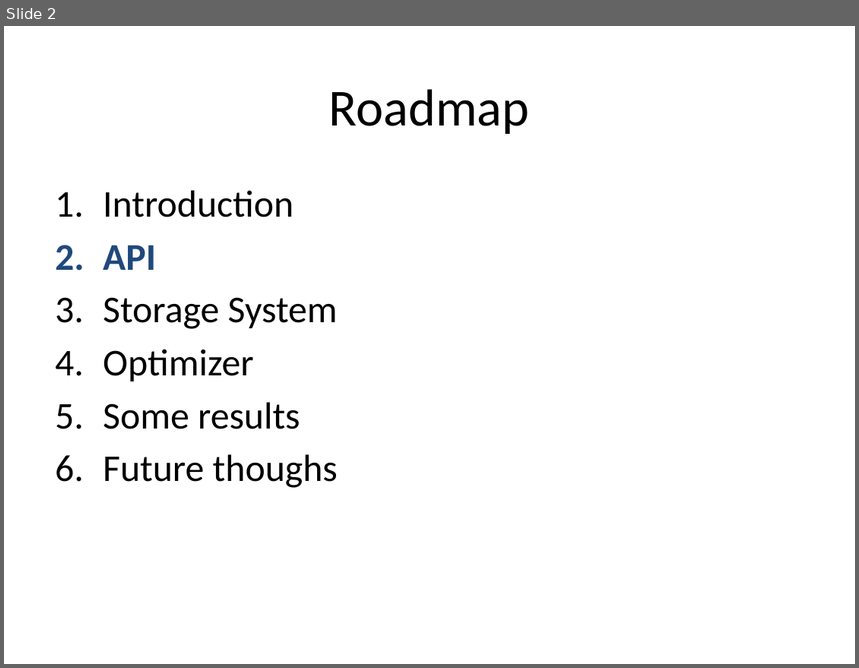
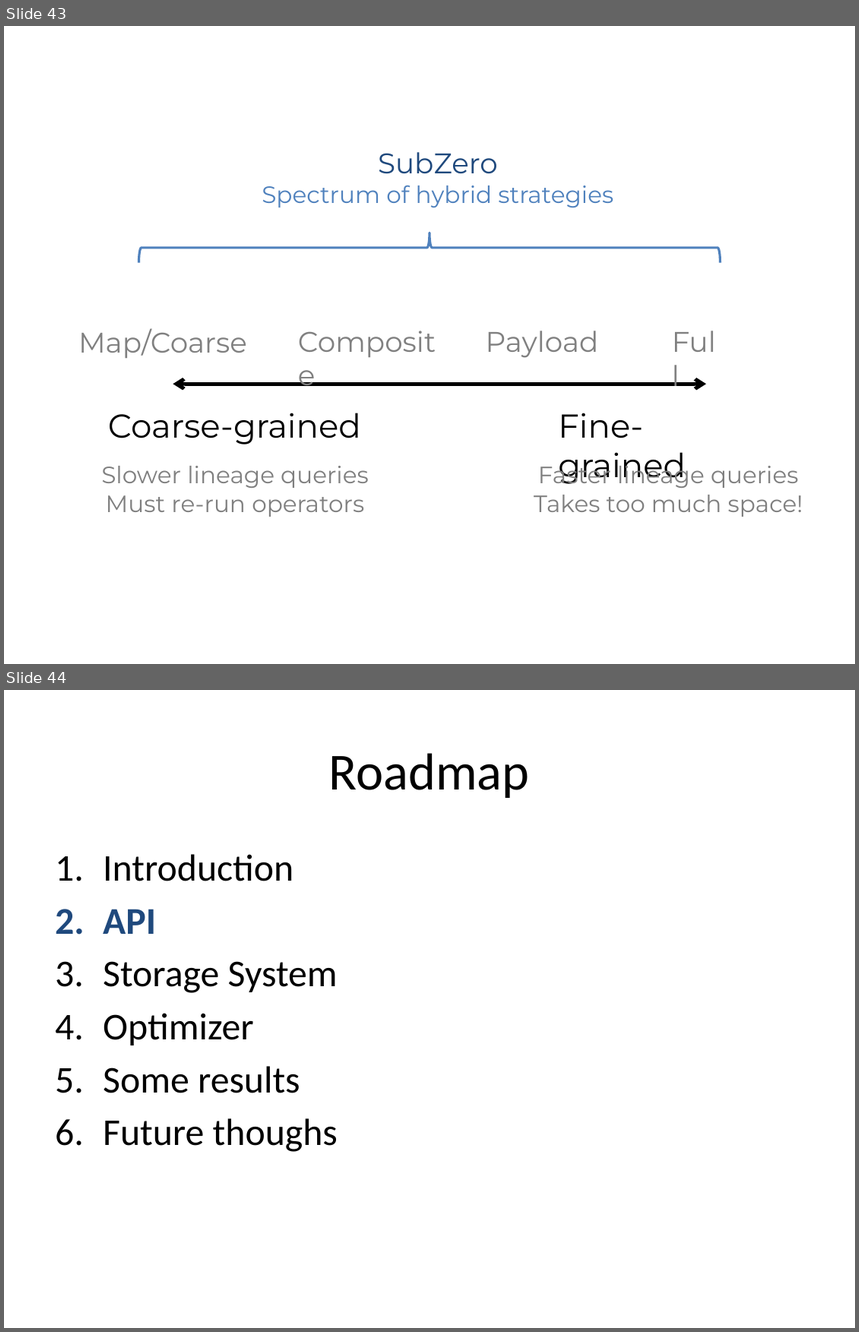
Before and after one commit to sirrice/subzero-paper, a slide deck: talk/icde2013_oldslides.pptx. Shown one above the other, each under a label of ours: slide 2 before the commit, slides 43 and 44 after it. The pictures are 859x668 and 859x1332 pixels, drawn with LibreOffice and Linux fonts; fonts in the diff are those of the drawing. Boxes give left, top, right and bottom in pixels: in the first picture for what was removed or moved away, otherwise in the second. Text is boxed around its words. In the diff, an @@ line names an element or a change of style, - is before the commit and + after.

```diff
--- a/talk/icde2013_oldslides.pptx
+++ b/talk/icde2013_oldslides.pptx
@@ slide 43 added at (x1=4, y1=26, x2=855, y2=664), background #FFFFFF @@
@@ text added at (x1=262, y1=152, x2=614, y2=208), 20 pt, text #4F81BD @@
+SubZero
+Spectrum of hybrid strategies
@@ right brace added at (x1=139, y1=233, x2=720, y2=262), outline #4F81BD 2 pt @@
@@ text added at (x1=290, y1=319, x2=461, y2=362), 24 pt, text #808080 @@
+Composite
@@ text added at (x1=664, y1=319, x2=732, y2=362), 24 pt, text #808080 @@
+Full
@@ text added at (x1=78, y1=328, x2=247, y2=358), 24 pt, text #808080 @@
+Map/Coarse
@@ text added at (x1=486, y1=331, x2=599, y2=358), 24 pt, text #808080 @@
+Payload
@@ double arrow added from (706, 385) to (173, 385), #000000 3 pt @@
@@ text added at (x1=108, y1=413, x2=361, y2=445), 28 pt, text #000000 @@
+Coarse-grained
@@ text added at (x1=558, y1=413, x2=686, y2=486), 28 pt, text #000000 @@
+Fine-grained
@@ text added at (x1=101, y1=466, x2=369, y2=517), 20 pt, text #7F7F7F @@
+Slower lineage queries
+Must re-run operators
@@ text added at (x1=534, y1=461, x2=804, y2=517), 20 pt, text #7F7F7F @@
+Faster lineage queries
+Takes too much space!
@@ what was slide 2 is now slide 44 @@
```
Also in this commit, not shown: 41 other slides added, 2 other files.
